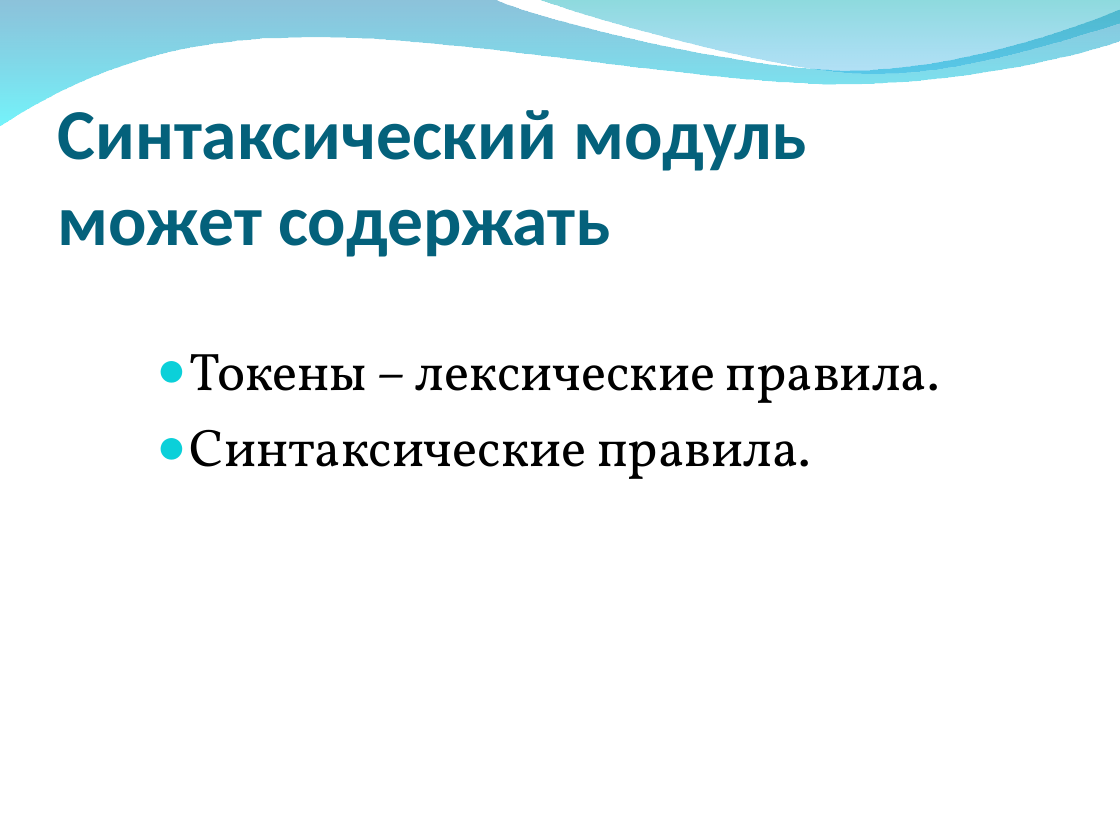
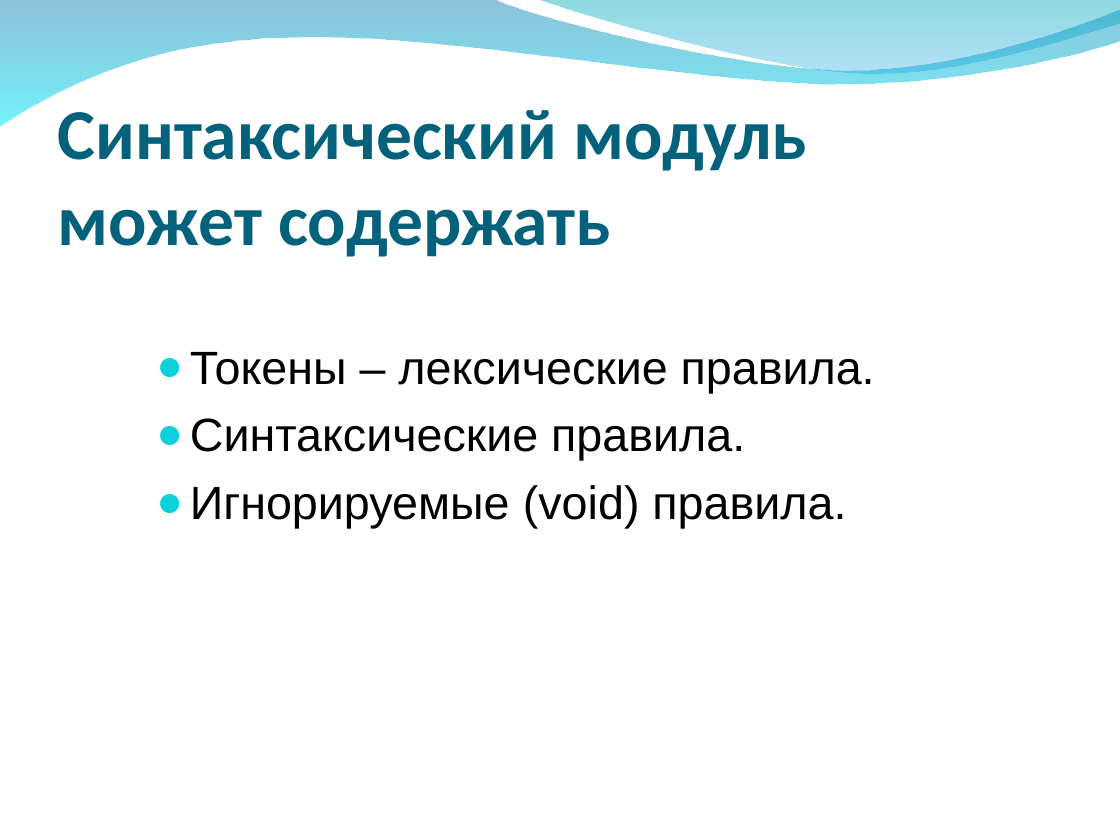
Before and after one commit to VladD2/Nemerle-Articles, a slide deck: slide 11 of N2/N2-Project/N2.ppt. Drawn at 1120x840 pixels with LibreOffice and Linux fonts; fonts in the diff are those of the drawing; background and template pictures are left out. Boxes give left, top, right and bottom in pixels: in the first picture for what was removed or moved away, otherwise in the second. Text is boxed around its words. In the diff, an @@ line names an element or a change of style, - is before the commit and + after.

```diff
--- a/N2/N2-Project/N2.ppt
+++ b/N2/N2-Project/N2.ppt
@@ text at (190,352,875,461): size 34 to 30 pt, font Vollkorn to Arial in "Токены – лексические правила.", "Синтаксические правила."; less space between paragraphs @@
@@ text at (190,485,846,528): paragraph added @@
+● Игнорируемые (void) правила.
```
Also in this commit, not shown: 18 other slides changed, 4 slides added.
